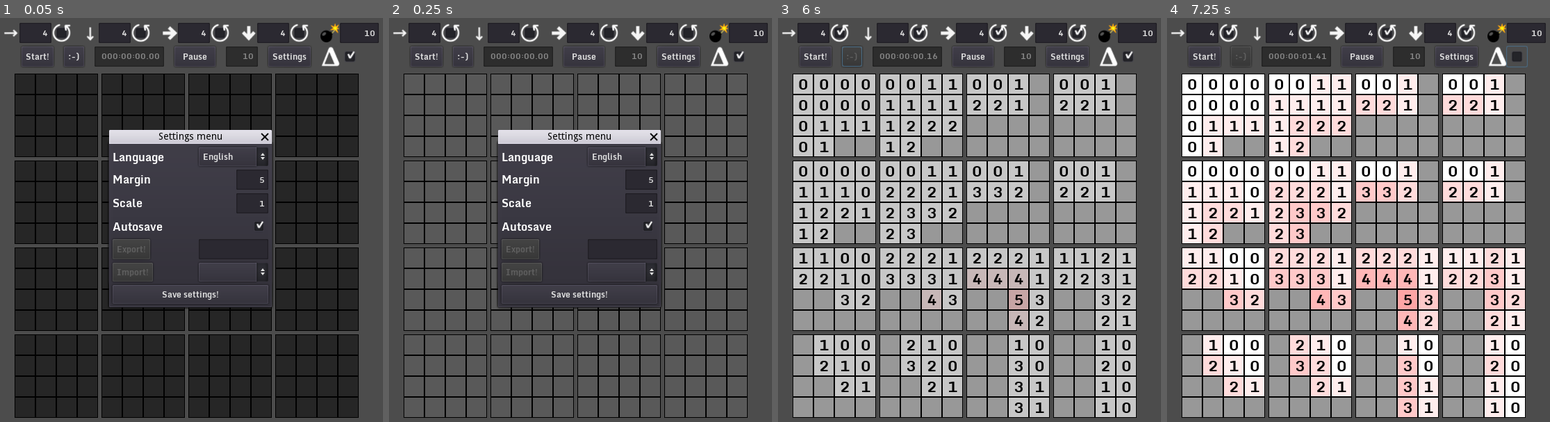
Above: before the commit, frames 1-4 (left to right).
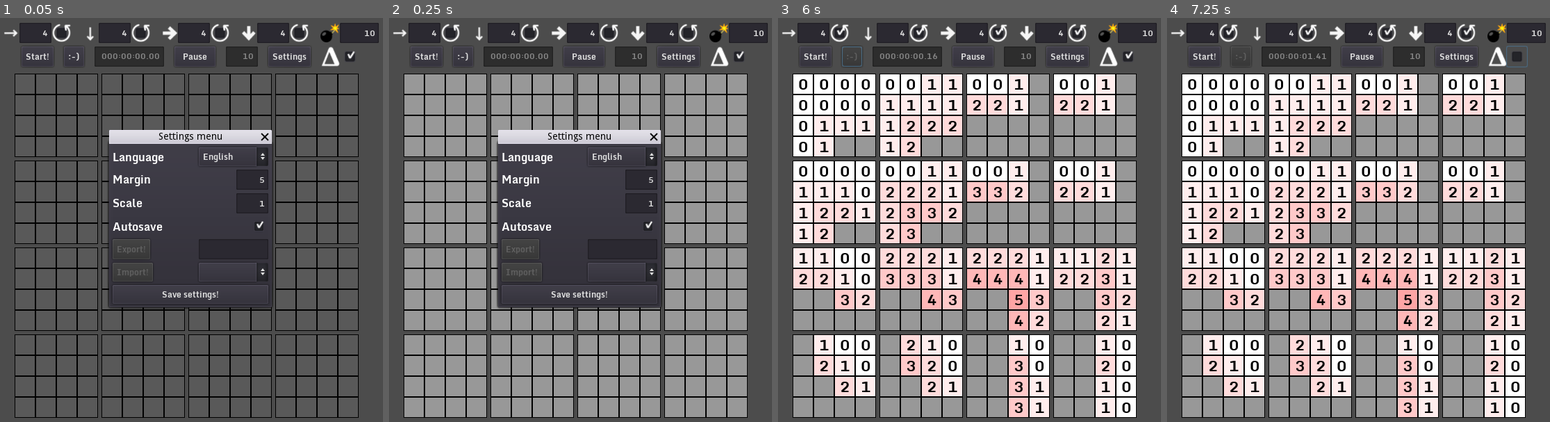
Above: after the commit, the same moments.

Repository: Alzager/4D-Minesweeper-Archived
Game: Godot game, scene res://Main.tscn
Two runs of this game, one before a commit and one after it. Both use one fixed random seed, a clock stepped at 60 frames per second and the inputs below.
Inputs (mouse positions are in pixels of both pictures, inside the frame that each line leads up to):
- Up to frame 1 (0.05 s): no input
- Up to frame 2 (0.25 s): no input
- Up to frame 3 (6 s): click (1011, 248) at 0.52 s; type "12" at 0.6 s; click "Start!" at 1.25 s; click "Start!" at 2 s; click (839, 34) at 2.75 s; click (919, 34) at 3.5 s; click (996, 34) at 4.25 s; click (1076, 34) at 5 s; click ":-)" at 5.75 s
- Up to frame 4 (7.25 s): click (1515, 54) at 6.5 s

The runs differ from the first frame. In frame 1, 47% of the frame differs, in the area x 3-94%, y 13-99%; in frame 2, 47%; in frame 3, 34%; in frame 4, nothing differs.
Error in both runs: Invalid call. Nonexistent function 'redraw' in base 'Area2D (Block.gd)'. (res://Menu.gd:251)

Commit message:
changed Block animation

Diff:
--- a/source/Block.gd
+++ b/source/Block.gd
@@ -8,7 +8,7 @@
 var _lowlighted = false
 var _delta_number = number
 var _changed = false
-var _color_step_size = 20
+var _color_step_size = 5
 var coordinates = [-1, -1, -1, -1]
 var mine = false
 var state = "covered" # in {"covered", "uncovered", "flagged"}
@@ -97,22 +97,22 @@
 				else:
 					_target_background = Color(1, 1, 1)
 		if $Background.modulate.r > _target_background.r:
-			$Background.modulate.r = clamp($Background.modulate.r - delta, _target_background.r, 1)
+			$Background.modulate.r = clamp($Background.modulate.r - _color_step_size * delta, _target_background.r, 1)
 			_temp_changed = _temp_changed || ! $Background.modulate.r == _target_background.r
 		elif $Background.modulate.r < _target_background.r:
-			$Background.modulate.r = clamp($Background.modulate.r + delta, 0, _target_background.r)
+			$Background.modulate.r = clamp($Background.modulate.r + _color_step_size * delta, 0, _target_background.r)
 			_temp_changed = _temp_changed || ! $Background.modulate.r == _target_background.r
 		if $Background.modulate.g > _target_background.g:
-			$Background.modulate.g = clamp($Background.modulate.g - delta, _target_background.g, 1)
+			$Background.modulate.g = clamp($Background.modulate.g - _color_step_size * delta, _target_background.g, 1)
 			_temp_changed = _temp_changed || ! $Background.modulate.g == _target_background.g
 		elif $Background.modulate.g < _target_background.g:
-			$Background.modulate.g = clamp($Background.modulate.g + delta, 0, _target_background.g)
+			$Background.modulate.g = clamp($Background.modulate.g + _color_step_size * delta, 0, _target_background.g)
 			_temp_changed = _temp_changed || ! $Background.modulate.g == _target_background.g
 		if $Background.modulate.b > _target_background.b:
-			$Background.modulate.b = clamp($Background.modulate.b - delta, _target_background.b, 1)
+			$Background.modulate.b = clamp($Background.modulate.b - _color_step_size * delta, _target_background.b, 1)
 			_temp_changed = _temp_changed || ! $Background.modulate.b == _target_background.b
 		elif $Background.modulate.b < _target_background.b:
-			$Background.modulate.b = clamp($Background.modulate.b + delta, 0, _target_background.b)
+			$Background.modulate.b = clamp($Background.modulate.b + _color_step_size * delta, 0, _target_background.b)
 			_temp_changed = _temp_changed || ! $Background.modulate.b == _target_background.b
 		_changed = _changed || _temp_changed
 
--- a/source/Main.tscn
+++ b/source/Main.tscn
@@ -9,7 +9,7 @@
 [ext_resource path="res://super_down.svg" type="Texture" id=7]
 [ext_resource path="res://super_right.svg" type="Texture" id=8]
 
-[node name="Main" type="Control"]
+[node name="Main" type="Control" index="0"]
 
 anchor_left = 0.0
 anchor_top = 0.0
